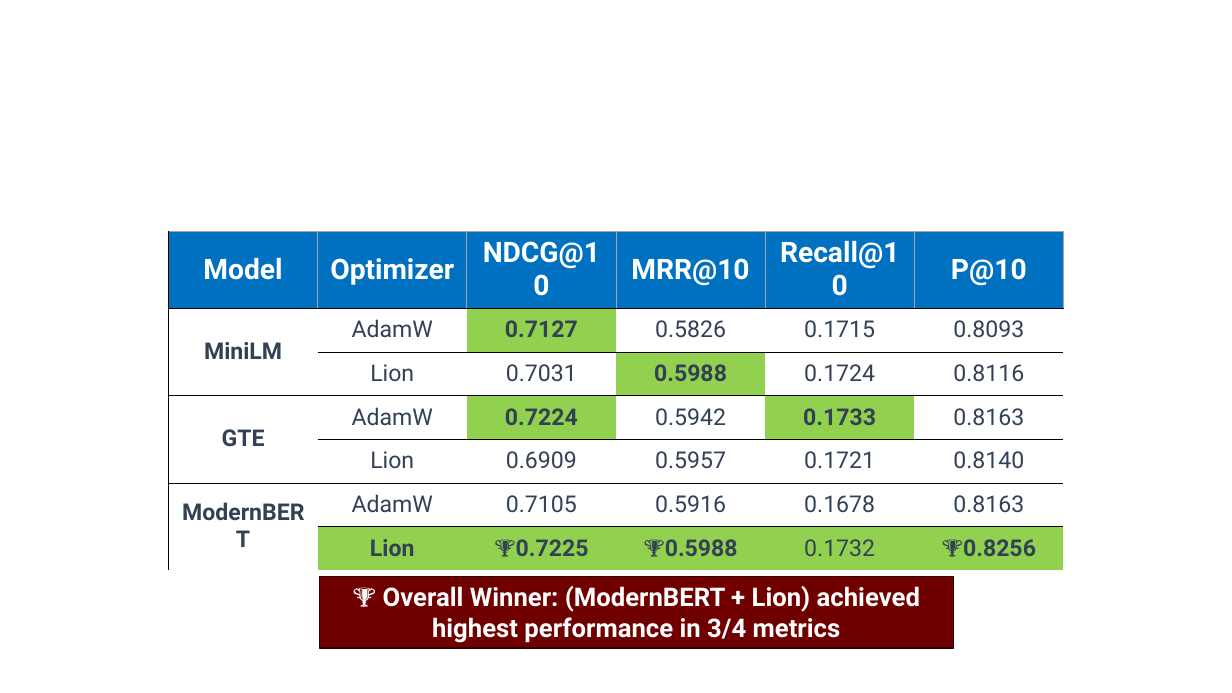
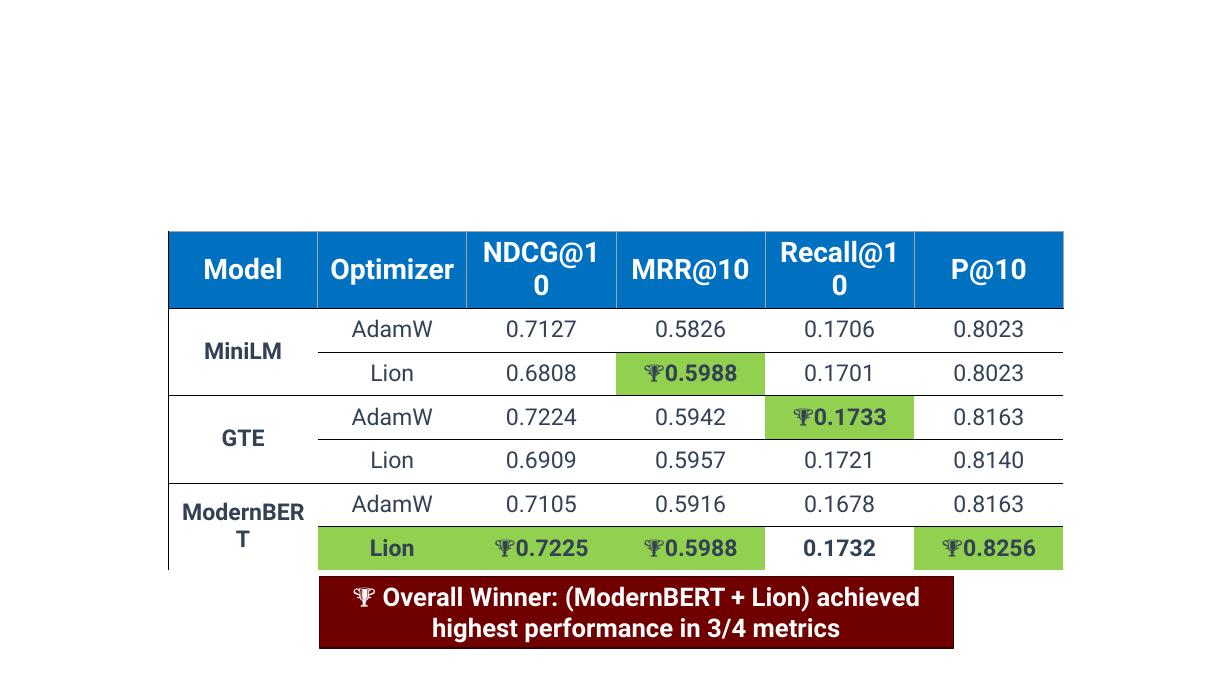
Before and after one commit to skfrost19/cross-encoder-modal, a slide deck: slide 19 of cross_encoder/thesis/Thesis_presentation.pptx. Drawn at 1232x693 pixels with LibreOffice and Linux fonts; fonts in the diff are those of the drawing; background and template pictures are left out. Boxes give left, top, right and bottom in pixels: in the first picture for what was removed or moved away, otherwise in the second. Text is boxed around its words. In the diff, an @@ line names an element or a change of style, - is before the commit and + after.

```diff
--- a/cross_encoder/thesis/Thesis_presentation.pptx
+++ b/cross_encoder/thesis/Thesis_presentation.pptx
@@ table at [168,231,1061,561] @@
-row 2, column 5: 0.1715
+row 2, column 5: 0.1706
-row 2, column 6: 0.8093
+row 2, column 6: 0.8023
-row 3:  | Lion | 0.7031 | 0.5988 | 0.1724 | 0.8116
+row 3:  | Lion | 0.6808 | 🏆0.5988 | 0.1701 | 0.8023
-row 4, column 5: 0.1733
+row 4, column 5: 🏆0.1733
@@ fill #92D050 to #FFFFFF in 3 cells @@
@@ bold off in "0.7127", "0.7224" @@
@@ bold on in "0.1732" @@
```
Also in this commit, not shown: 2 other slides changed, 1 other file.
